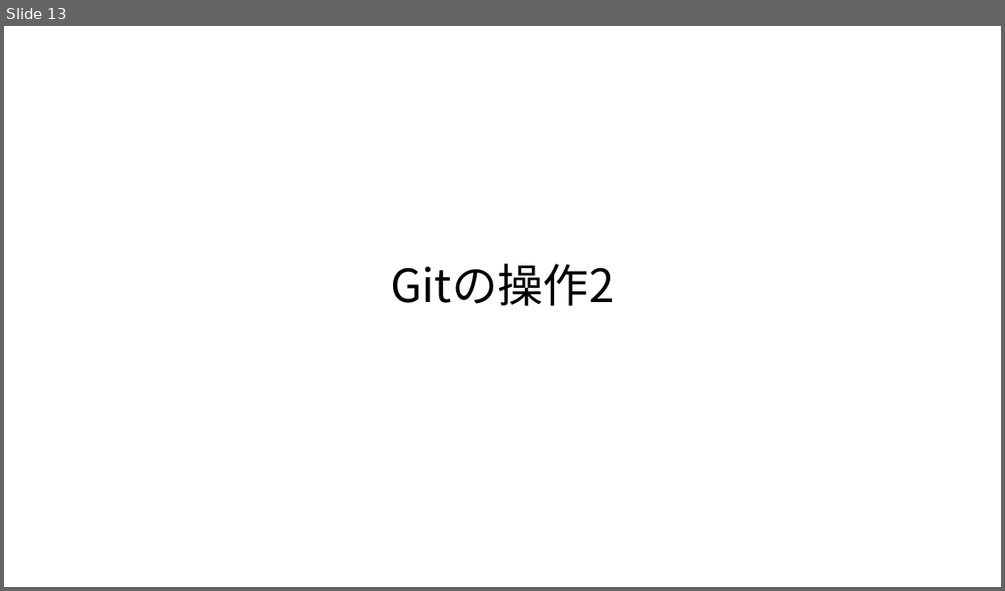
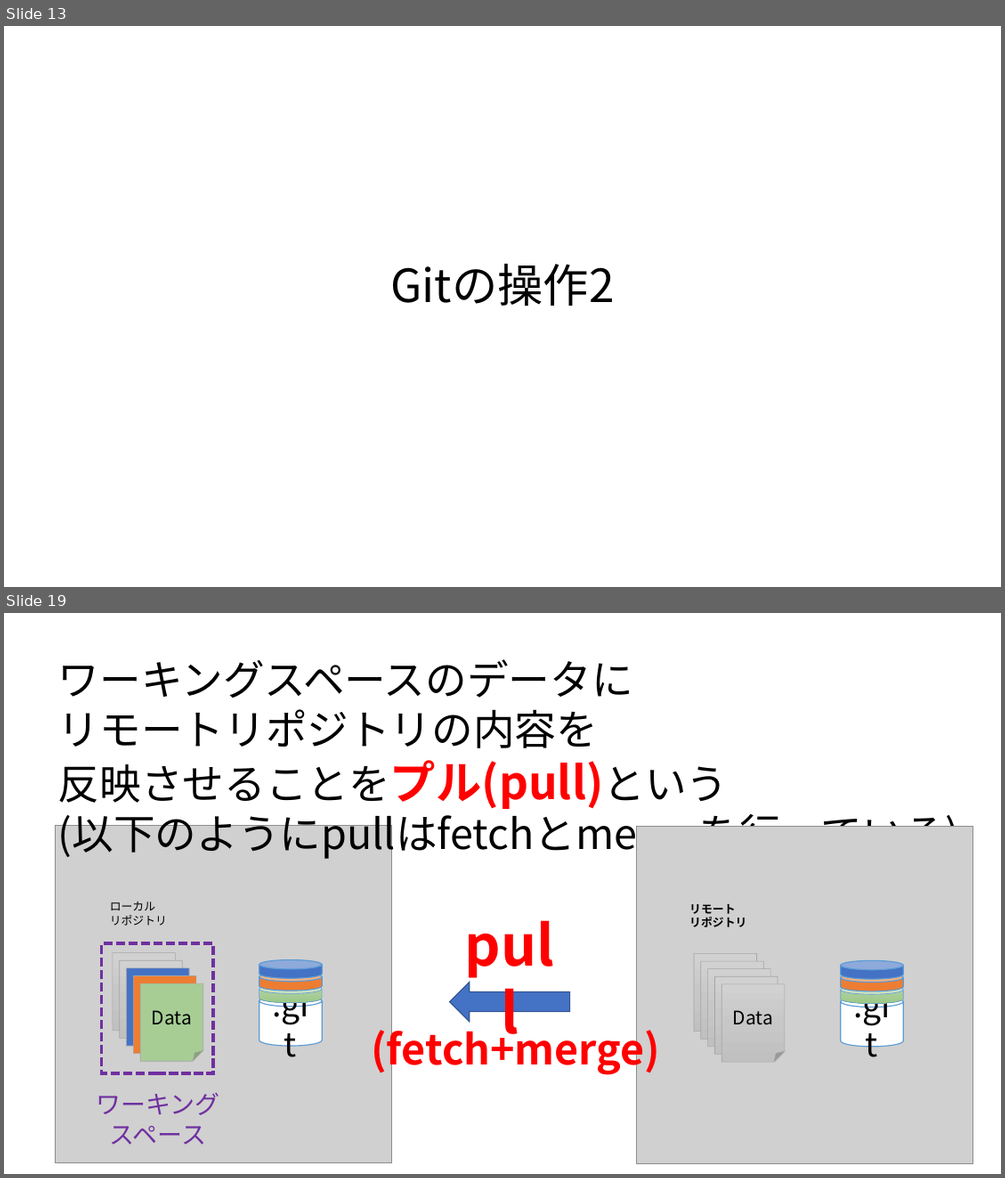
Before and after one commit to syalpon/master, a slide deck: git.pptx. Shown one above the other, each under a label of ours: slide 13 before the commit, slides 13 and 19 after it; the slides between them are not shown. The pictures are 1005x591 and 1005x1178 pixels, drawn with LibreOffice and Linux fonts; fonts in the diff are those of the drawing; grey boxes stand for pictures. Boxes give left, top, right and bottom in pixels: in the first picture for what was removed or moved away, otherwise in the second. Text is boxed around its words. In the diff, an @@ line names an element or a change of style, - is before the commit and + after.

```diff
--- a/git.pptx
+++ b/git.pptx
@@ slide 19 added at bbox=[4, 613, 1001, 1174], background #FFFFFF @@
@@ text added at bbox=[58, 659, 959, 860], 40 pt, text #000000 @@
+ワーキングスペースのデータに
+リモートリポジトリの内容を
+反映させることをプル(pull)という
+(以下のようにpullはfetchとmergeを行っている)
@@ picture added at bbox=[55, 826, 392, 1163] @@
@@ text added at bbox=[110, 901, 167, 925], 11 pt, text #000000 @@
+ローカル
+リポジトリ
@@ text added at bbox=[451, 907, 568, 982], 54 pt, text #FF0000, bold @@
+pull
@@ rectangle added at bbox=[102, 943, 213, 1074], outline #7030A0 3 pt dashed @@
@@ folded corner added at bbox=[113, 952, 175, 1030], fill gradient #D2D2D2 to #C8C8C8 to #C0C0C0, outline #A5A5A5 0.5 pt, 18 pt, text #000000 @@
+Data1
@@ folded corner added at bbox=[119, 961, 182, 1038], fill gradient #D2D2D2 to #C8C8C8 to #C0C0C0, outline #A5A5A5 0.5 pt, 18 pt, text #000000 @@
+Data1
@@ folded corner added at bbox=[127, 968, 189, 1046], fill #4472C4, outline #A5A5A5 0.5 pt, 18 pt, text #000000 @@
+Data1
@@ folded corner added at bbox=[133, 976, 196, 1054], fill #ED7D31, outline #A5A5A5 0.5 pt, 18 pt, text #000000 @@
+Data1
@@ folded corner added at bbox=[140, 983, 202, 1061], fill #A7CD95, outline #A5A5A5 0.5 pt, 18 pt, text #000000 @@
+Data
@@ cylinder added at bbox=[259, 985, 322, 1004], fill gradient #B5D5A7 to #AACE9A to #9CC987, outline #5B9BD5 0.5 pt @@
@@ cylinder added at bbox=[259, 972, 322, 990], fill #ED7D31, outline #5B9BD5 1 pt @@
@@ cylinder added at bbox=[259, 960, 322, 979], fill #4472C4, outline #5B9BD5 1 pt @@
@@ right arrow added at bbox=[450, 981, 570, 1022], fill #4472C4, outline #325491 1 pt @@
@@ group added at bbox=[637, 826, 974, 1163]: 5 folded corners, 4 cylinders, 1 picture, 1 text @@
+Data1
+Data1
+Data1
+Data1
+リモート
+リポジトリ
+.git
@@ cylinder added at bbox=[259, 995, 322, 1046], fill #FFFFFF, outline #5B9BD5 1 pt, 32 pt, text #000000 @@
+.git
@@ text added at bbox=[371, 1022, 660, 1076], 40 pt, text #FF0000, bold @@
+(fetch+merge)
@@ text added at bbox=[96, 1092, 219, 1144], 24 pt, text #7030A0 @@
+ワーキング
+スペース
```
Also in this commit, not shown: 6 slides changed, 4 other slides added.
